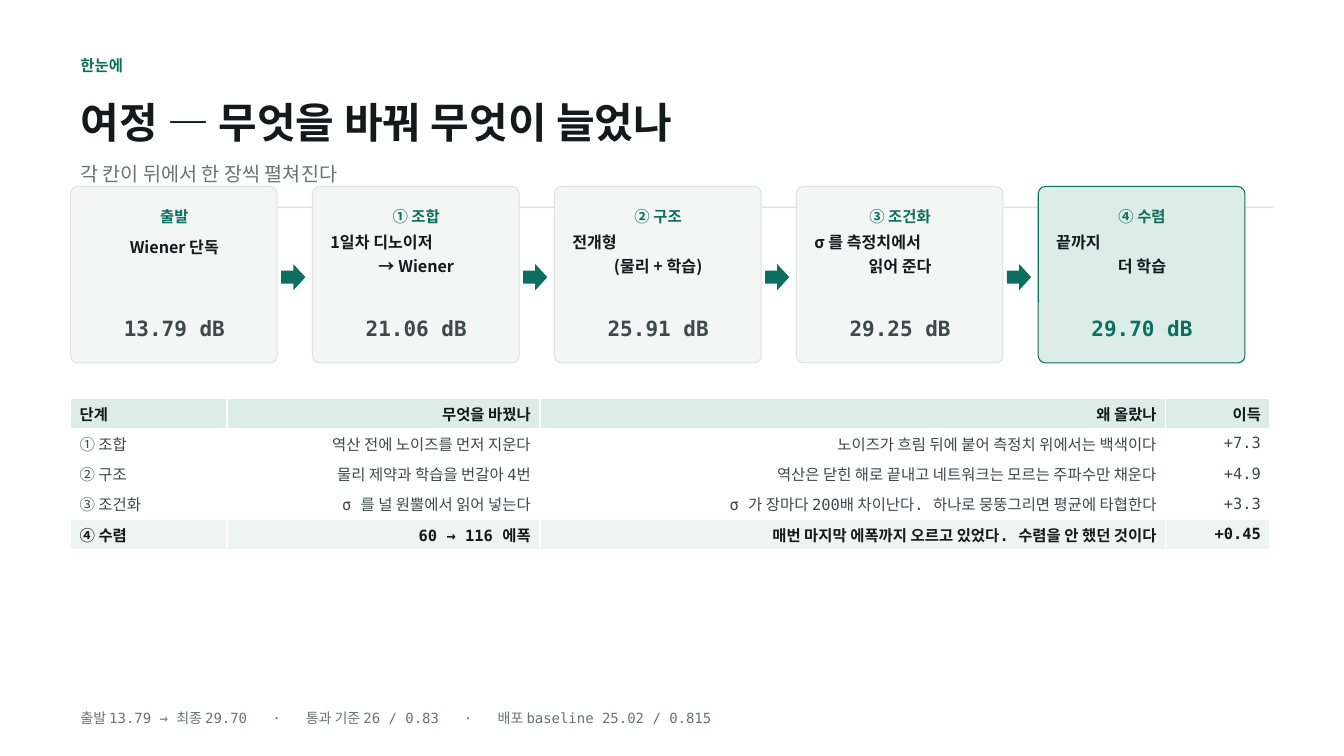
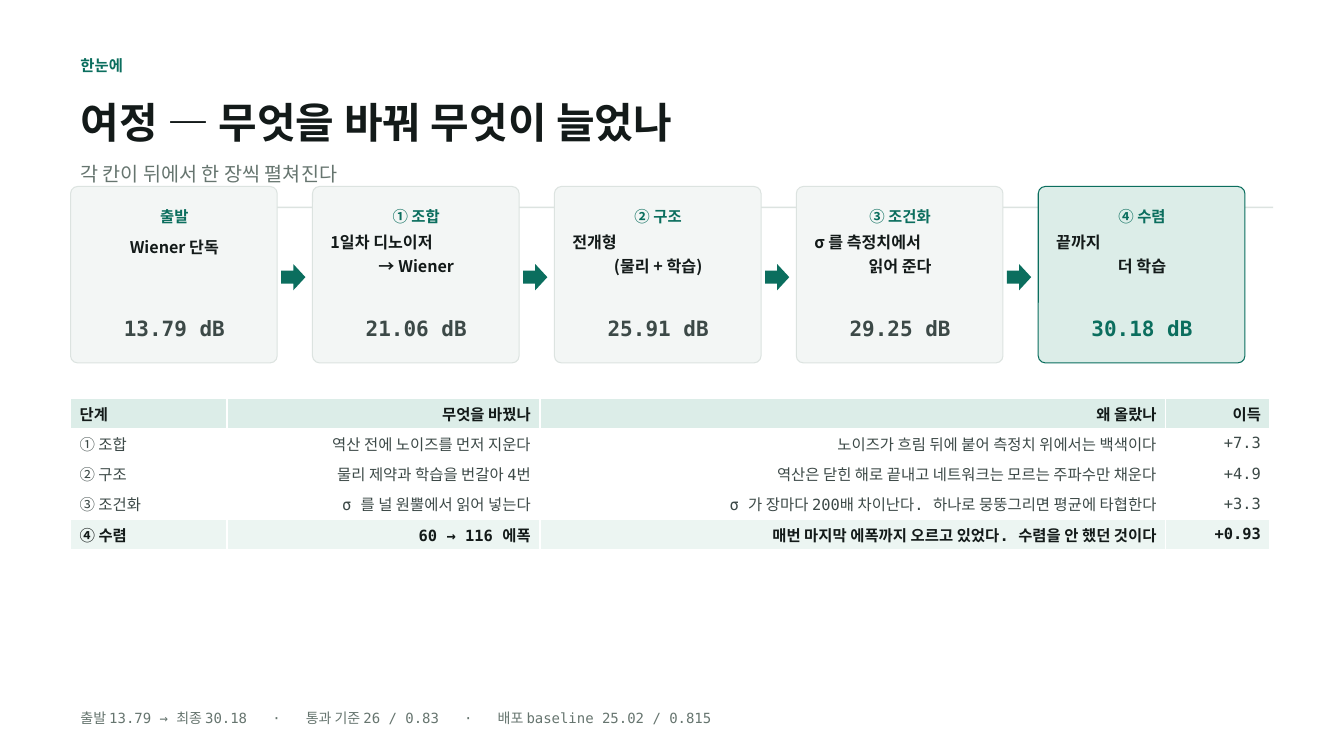
Before and after one commit to kithhooni-commits/ds-practice, a slide deck: slide 3 of 실습5/실습5_day3_발표.pptx. Drawn at 1344x756 pixels with LibreOffice and Linux fonts; fonts in the diff are those of the drawing. Boxes give left, top, right and bottom in pixels: in the first picture for what was removed or moved away, otherwise in the second. Text is boxed around its words. In the diff, an @@ line names an element or a change of style, - is before the commit and + after.

```diff
--- a/실습5/실습5_day3_발표.pptx
+++ b/실습5/실습5_day3_발표.pptx
@@ text at bbox=[1091, 320, 1192, 337]: text changed @@
-29.70 dB
+30.18 dB
@@ table at bbox=[71, 398, 1269, 549] @@
-row 5, column 4: +0.45
+row 5, column 4: +0.93
@@ text at bbox=[80, 711, 711, 724]: text changed @@
-출발 13.79 → 최종 29.70 · 통과 기준 26 / 0.83 · 배포 baseline 25.02 / 0.815
+출발 13.79 → 최종 30.18 · 통과 기준 26 / 0.83 · 배포 baseline 25.02 / 0.815
```
Also in this commit, not shown: 5 other slides changed.
